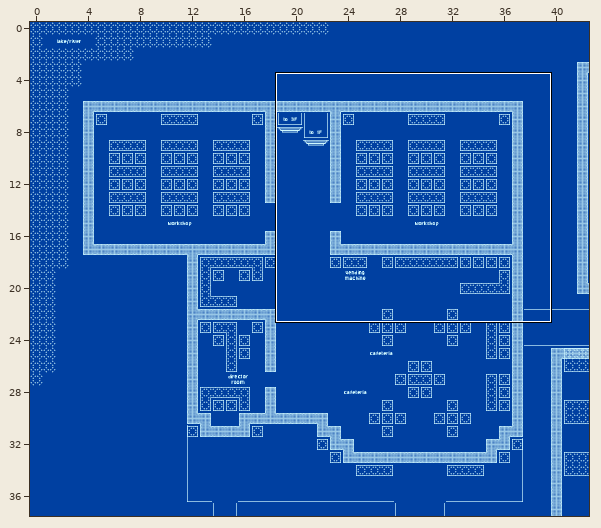
Tiled map (JSON) -- ssc-2f.tmj. The first picture is a wide view before the edit; the outline marks the close-up.
Close-up. Before the edit:
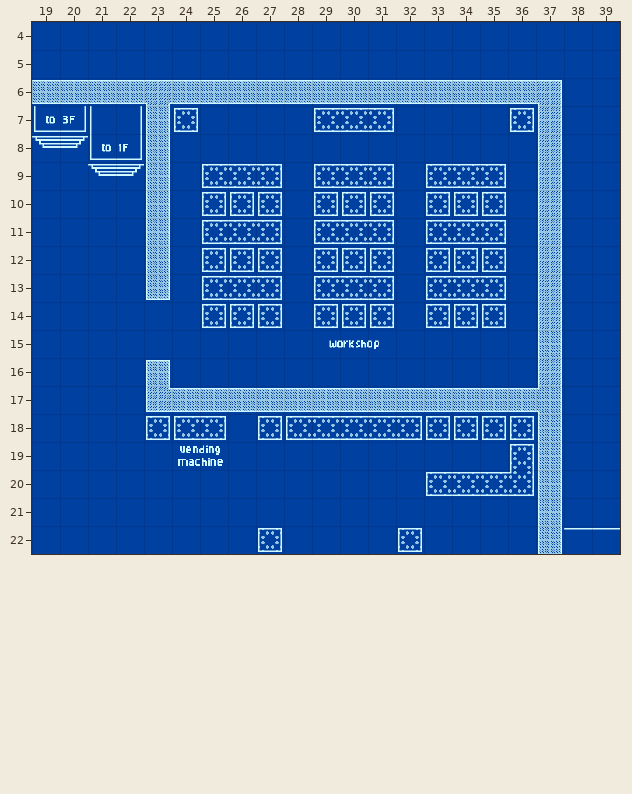
Cells are 32x32 px. Shown: x 19..39, y 4..22. The commit also changed other parts of the map, which this record leaves out.
And afterwards:
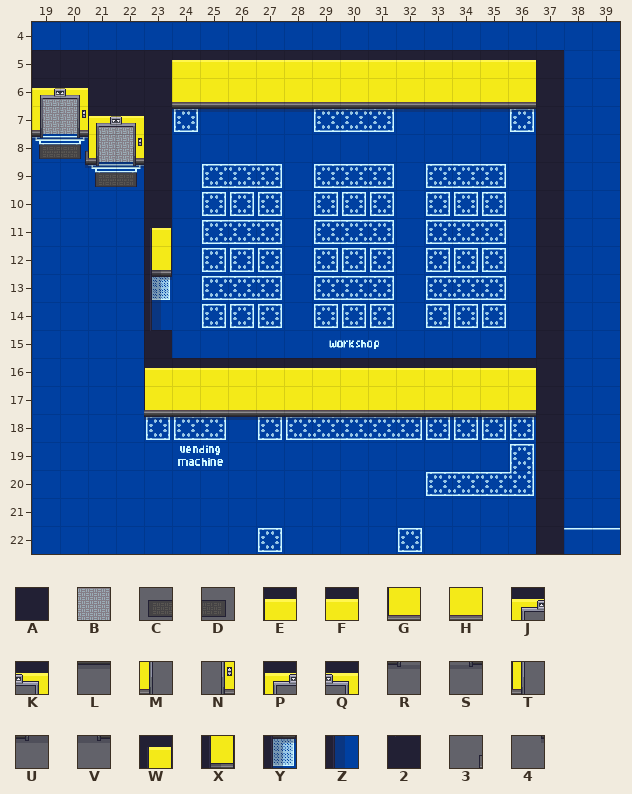
Key: from "Chunk 1": A 58, B 78, C 81, D 82, E 86 flipped left-right, F 89, G 91 flipped left-right, H 94, J 95, K 96, L 97, M 101, N 102, P 103, Q 104, R 105, S 106, T 107, U 109, V 110, W 111, X 112, Y 113, Z 114, 2 115, 3 122 flipped left-right, 4 123 flipped left-right.
_ is an empty cell, . an unchanged one.
Tiles of an added or newly shown layer are drawn over the layers below it.
See-through tiles are keyed as they look on the map.
From old to new:
--- layer "floor/floor1"
@@ x 19..22 @@
- 6 __..
- 7 ____
- 8 ..__
+ 6 BB..
+ 7 BBBB
+ 8 ..BB
--- layer "floor/floor3" (added)
@@ x 19..22 @@
- 8 __..
- 9 ..__
+ 8 CD..
+ 9 ..CD
--- layer "walls/walls1"
@@ x 19..37 @@
- 5 ___________________
- 6 ___________________
- 7 ___________________
- 8 _____............._
- 9 ..___............._
-10 ...._............._
-11 ...._............._
-12 ...._............._
-13 ...._............._
-14 ...._............._
-15 ...._............._
-16 ...._______________
-17 ...._______________
-18 ...._______________
-19 .................._
-20 .................._
-21 .................._
-22 .................._
+ 5 AAAAAFFFFFFFFFFFFFA
+ 6 JKAAAHHHHHHHHHHHHHA
+ 7 MNPQALLLLLLLLLLLLLA
+ 8 RSTNA.............A
+ 9 ..UVA.............A
+10 ....A.............A
+11 ....W.............A
+12 ....X.............A
+13 ....Y.............A
+14 ....Z.............A
+15 ....2.............A
+16 ....EFFFFFFFFFFFFFA
+17 ....GHHHHHHHHHHHHHA
+18 ....LLLLLLLLLLLLLLA
+19 ..................A
+20 ..................A
+21 ..................A
+22 ..................A
--- layer "walls/walls2"
@@ x 20..20 @@
- 8 _
- 9 _
+ 8 3
+ 9 4
Where, in picture pixels (left, top, right, bottom), the same in both close-ups:
added: (32, 50, 564, 554)
